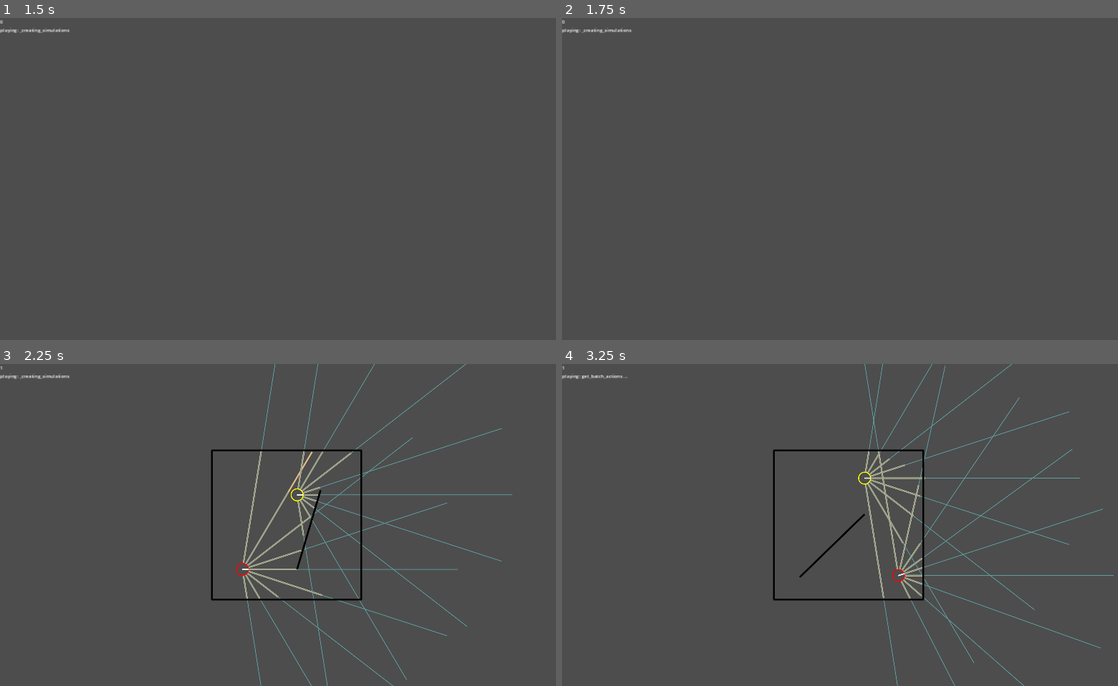
Above: before the commit, frames 1-4 (two rows, left to right).
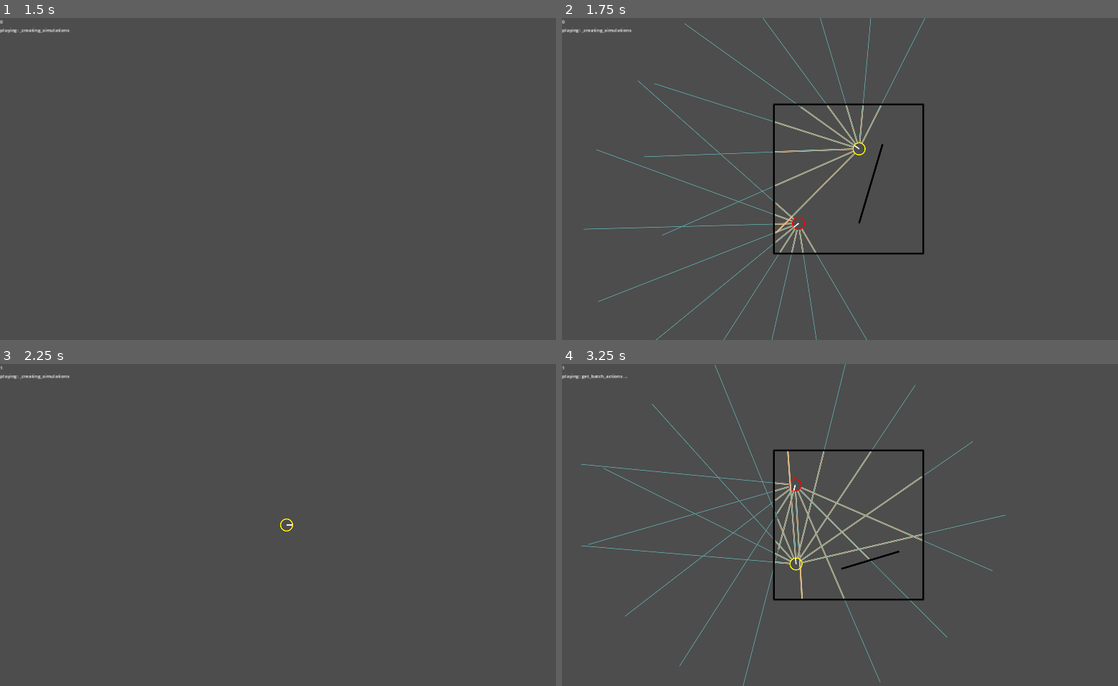
Above: after the commit, the same moments.

Repository: stokatyan/godot-ai
Game: Godot game, scene res://FindCoinGame/FCGEnv.tscn
Two runs of this game, one before a commit and one after it. Both use one fixed random seed, a clock stepped at 60 frames per second and the inputs below.
Inputs:
- Up to frame 1 (1.5 s): tap Enter at 0.5 s; hold D 0.53-1.28 s; hold Enter 0.53-1.28 s; tap Space at 1.25 s; hold S from 1.28 s (still down); tap 2 at 1.35 s
- Up to frame 2 (1.75 s): keep holding S
- Up to frame 3 (2.25 s): release S at 2.03 s; hold D from 2.03 s (still down); tap 3 at 2.1 s
- Up to frame 4 (3.25 s): tap Enter at 2.75 s; release D at 2.78 s; hold Up from 2.78 s (still down); tap O at 2.85 s

Frame 1 is identical in both runs. In frame 2, 2.6% of the frame differs, in the area x 3-66%, y 0-100%; in frame 3, 2.9%; in frame 4, 4.4%, in the area x 3-100%, y 0-100%.
Error in both runs: Assertion failed. (res://AI/BaseSimulation.gd:29)

Commit message:
manual input works

Diff:
--- a/godot-ai-client/FindCoinGame/FCGSimulation.gd
+++ b/godot-ai-client/FindCoinGame/FCGSimulation.gd
@@ -5,14 +5,7 @@
 var agent_names: Array[String] = ["hero", "target"]
 var agent_indecis: Array[int] = [0, 1]
 
-var _hero: FCGAgent = FCGAgent.new()
-var _target: FCGAgent = FCGAgent.new()
-var _agents: Array[FCGAgent]:
-	get:
-		var agents: Array[FCGAgent] = []
-		agents.append(_hero)
-		agents.append(_target)
-		return agents
+var _agents: Array[FCGAgent] = [FCGAgent.new(), FCGAgent.new()]
 
 var _map_size: float = 500
 var _map_radius: float:
@@ -48,10 +41,10 @@
 	_free_all_objects()
 
 func _free_all_objects():
-	PhysicsServer2D.free_rid(_hero._physics_shape)
-	PhysicsServer2D.free_rid(_hero._physics_body)
-	PhysicsServer2D.free_rid(_target._physics_shape)
-	PhysicsServer2D.free_rid(_target._physics_body)
+	PhysicsServer2D.free_rid(_agents[0]._physics_shape)
+	PhysicsServer2D.free_rid(_agents[0]._physics_body)
+	PhysicsServer2D.free_rid(_agents[1]._physics_shape)
+	PhysicsServer2D.free_rid(_agents[1]._physics_body)
 	for wall in _boundary_wall_bodies + _inner_wall_bodies:
 		var shape_count = PhysicsServer2D.body_get_shape_count(wall)
 		var range_of_count = range(shape_count)
@@ -67,13 +60,13 @@
 	_physics_space = PhysicsServer2D.space_create()
 	PhysicsServer2D.space_set_active(_physics_space, true)
 
-	PhysicsServer2D.body_set_space(_hero._physics_body, _physics_space)
-	PhysicsServer2D.body_set_collision_layer(_hero._physics_body, _hero_layer)
-	PhysicsServer2D.body_set_collision_mask(_hero._physics_body, _hero_layer)
-
-	PhysicsServer2D.body_set_space(_target._physics_body, _physics_space)
-	PhysicsServer2D.body_set_collision_layer(_target._physics_body, _target_layer)
-	PhysicsServer2D.body_set_collision_mask(_target._physics_body, _target_layer)
+	PhysicsServer2D.body_set_space(_agents[0]._physics_body, _physics_space)
+	PhysicsServer2D.body_set_collision_layer(_agents[0]._physics_body, _hero_layer)
+	PhysicsServer2D.body_set_collision_mask(_agents[0]._physics_body, _hero_layer)
+
+	PhysicsServer2D.body_set_space(_agents[1]._physics_body, _physics_space)
+	PhysicsServer2D.body_set_collision_layer(_agents[1]._physics_body, _target_layer)
+	PhysicsServer2D.body_set_collision_mask(_agents[1]._physics_body, _target_layer)
 
 	var wall_segments: Array[Rect2] = [
 		Rect2(Vector2(-_map_radius, _map_radius), Vector2(_map_radius, _map_radius)),
@@ -147,7 +140,7 @@
 
 		var temp_hero_body = PhysicsServer2D.body_create()
 		var temp_hero_shape = PhysicsServer2D.circle_shape_create()
-		PhysicsServer2D.shape_set_data(temp_hero_shape, _hero._radius)
+		PhysicsServer2D.shape_set_data(temp_hero_shape, _agents[0]._radius)
 		PhysicsServer2D.body_add_shape(temp_hero_body, temp_hero_shape)
 		PhysicsServer2D.body_set_state(temp_hero_body, PhysicsServer2D.BODY_STATE_TRANSFORM, t_hero)
 		PhysicsServer2D.body_set_space(temp_hero_body, _physics_space)
@@ -155,14 +148,14 @@
 
 		var temp_target_body = PhysicsServer2D.body_create()
 		var temp_target_shape = PhysicsServer2D.circle_shape_create()
-		PhysicsServer2D.shape_set_data(temp_target_shape, _target._radius)
+		PhysicsServer2D.shape_set_data(temp_target_shape, _agents[1]._radius)
 		PhysicsServer2D.body_add_shape(temp_target_body, temp_target_shape)
 		PhysicsServer2D.body_set_state(temp_target_body, PhysicsServer2D.BODY_STATE_TRANSFORM, t_target)
 		PhysicsServer2D.body_set_space(temp_target_body, _physics_space)
 		PhysicsServer2D.body_set_collision_layer(temp_target_body, _target_layer)
 
-		var result = _get_collision_points(temp_hero_shape, t_hero, _hero._radius * 2, _wall_layer | _target_layer)
-		result += _get_collision_points(temp_target_shape, t_target, _hero._radius * 2, _wall_layer)
+		var result = _get_collision_points(temp_hero_shape, t_hero, _agents[0]._radius * 2, _wall_layer | _target_layer)
+		result += _get_collision_points(temp_target_shape, t_target, _agents[1]._radius * 2, _wall_layer)
 
 		PhysicsServer2D.free_rid(temp_hero_shape)
 		PhysicsServer2D.free_rid(temp_hero_body)
@@ -172,8 +165,8 @@
 		if result.is_empty():
 			break
 
-	_hero.set_transform(p_hero, randf_range(-PI, PI))
-	_target.set_transform(p_target, 0)
+	_agents[0].set_transform(p_hero, randf_range(-PI, PI))
+	_agents[1].set_transform(p_target, randf_range(-PI, PI))
 
 	_reset_prev_actions()
 	_reset_prev_observations()
@@ -199,12 +192,12 @@
 		_agents_to_prev_observations[_agents[agent_index]] = prev_observations
 
 func is_game_complete(agent_index: int) -> bool:
-	return _hero._position.distance_to(_target._position) < _hero._radius + _target._radius
+	return _agents[0]._position.distance_to(_agents[1]._position) < _agents[0]._radius + _agents[1]._radius
 
 func apply_action(agent_index: int, action_vector: Array[float], callback):
 	var agent = _agents[agent_index]
-	var motion_vector = Vector2(action_vector[0], action_vector[1]) * _hero._radius
-	var hero_transform: Transform2D = get_transform(_hero._physics_body)
+	var motion_vector = Vector2(action_vector[0], action_vector[1]) * agent._radius
+	var transform: Transform2D = get_transform(agent._physics_body)
 	var space_state = PhysicsServer2D.space_get_direct_state(_physics_space)
 
 	var motion_query = PhysicsShapeQueryParameters2D.new()
@@ -212,8 +205,8 @@
 	motion_query.collide_with_bodies = true
 	motion_query.margin = _wall_thickness
 	motion_query.motion = motion_vector
-	motion_query.shape_rid = _hero._physics_shape
-	motion_query.transform = hero_transform
+	motion_query.shape_rid = agent._physics_shape
+	motion_query.transform = transform
 	motion_query.collision_mask = _wall_layer
 
 	var result = space_state.cast_motion(motion_query)
@@ -232,7 +225,7 @@
 
 	_actions_taken += 1
 
-	_hero.set_transform(_hero._position + motion_vector * motion_magnitude, motion_vector.angle())
+	agent.set_transform(agent._position + motion_vector * motion_magnitude, motion_vector.angle())
 
 	if callback:
 		callback.call(self)
@@ -252,31 +245,34 @@
 	return state
 
 func _get_current_observation(agent_index: int) -> Array[float]:
+	var agent = _agents[agent_index]
 	var state: Array[float] = [
-		(_hero._rotation / PI) - 1.0
+		(agent._rotation / PI) - 1.0
 	]
-	var angles = _hero.get_vision_angles()
+	var angles = agent.get_vision_angles()
 	var angle_to_wall_distance = {}
-	var agent = _agents[agent_index]
+	var other_agent_layer = _target_layer
+	if agent_index == 1:
+		other_agent_layer = _hero_layer
 	for a in angles:
 		var obs = _get_agent_observation(agent, a, agent.max_vision_distance, _wall_layer)
 		state.append(obs)
 		angle_to_wall_distance[a] = obs
 	for a in angles:
-		var obs = _get_agent_observation(agent, a, agent.max_vision_distance, _target_layer | _hero_layer)
-		var t = _hero._transform
-		t.origin += Vector2.from_angle(a) * _target._radius
-		var target_collision_points = _get_collision_points(_hero._physics_shape, t, 0, _target_layer)
+		var obs = _get_agent_observation(agent, a, agent.max_vision_distance, other_agent_layer)
+		var t = agent._transform
+		t.origin += Vector2.from_angle(a) * _agents[(agent_index + 1) % 2]._radius
+		var target_collision_points = _get_collision_points(agent._physics_shape, t, 0, other_agent_layer)
 
 		if !target_collision_points.is_empty():
-			obs = 0.2 * _hero._position.distance_to(target_collision_points[1]) / _hero.max_vision_distance
+			obs = 0.2 * agent._position.distance_to(target_collision_points[1]) / agent.max_vision_distance
 
 		if obs > angle_to_wall_distance[a]:
 			obs = 1
 		state.append(obs)
 
-	state.append(_hero._position.x / _map_radius)
-	state.append(_hero._position.y / _map_radius)
+	state.append(agent._position.x / _map_radius)
+	state.append(agent._position.y / _map_radius)
 
 	return state
 
